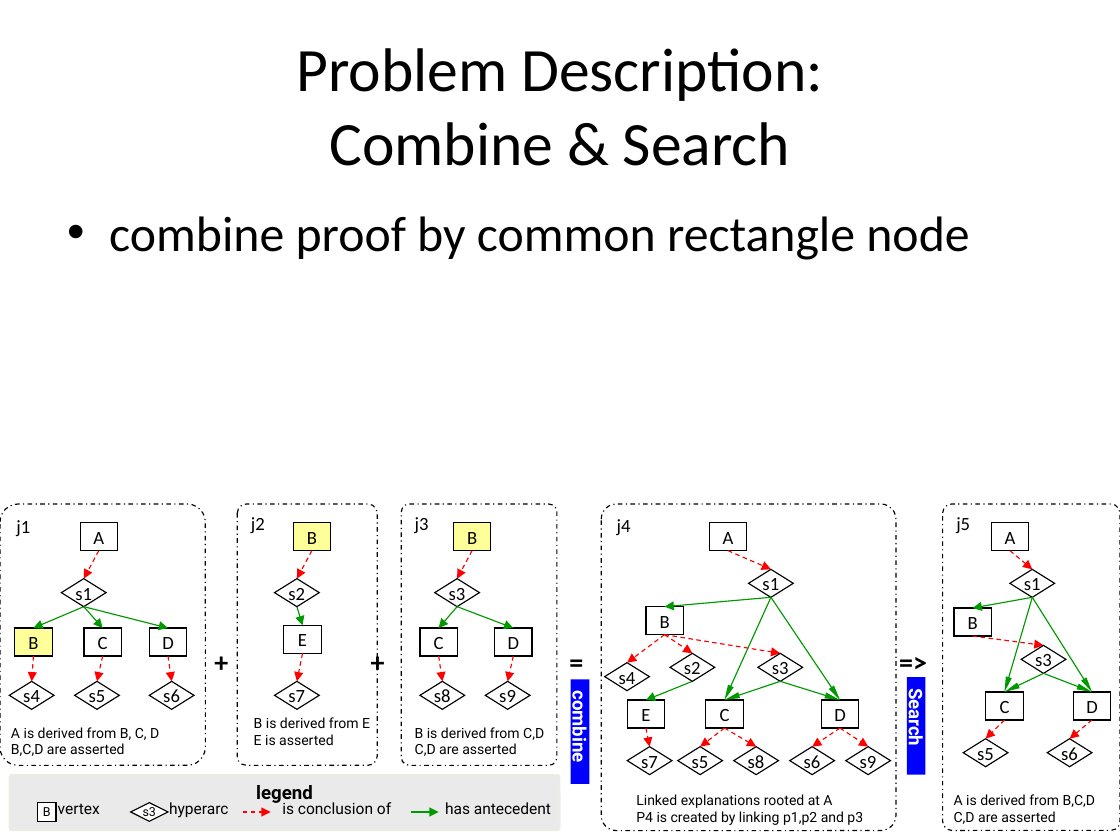
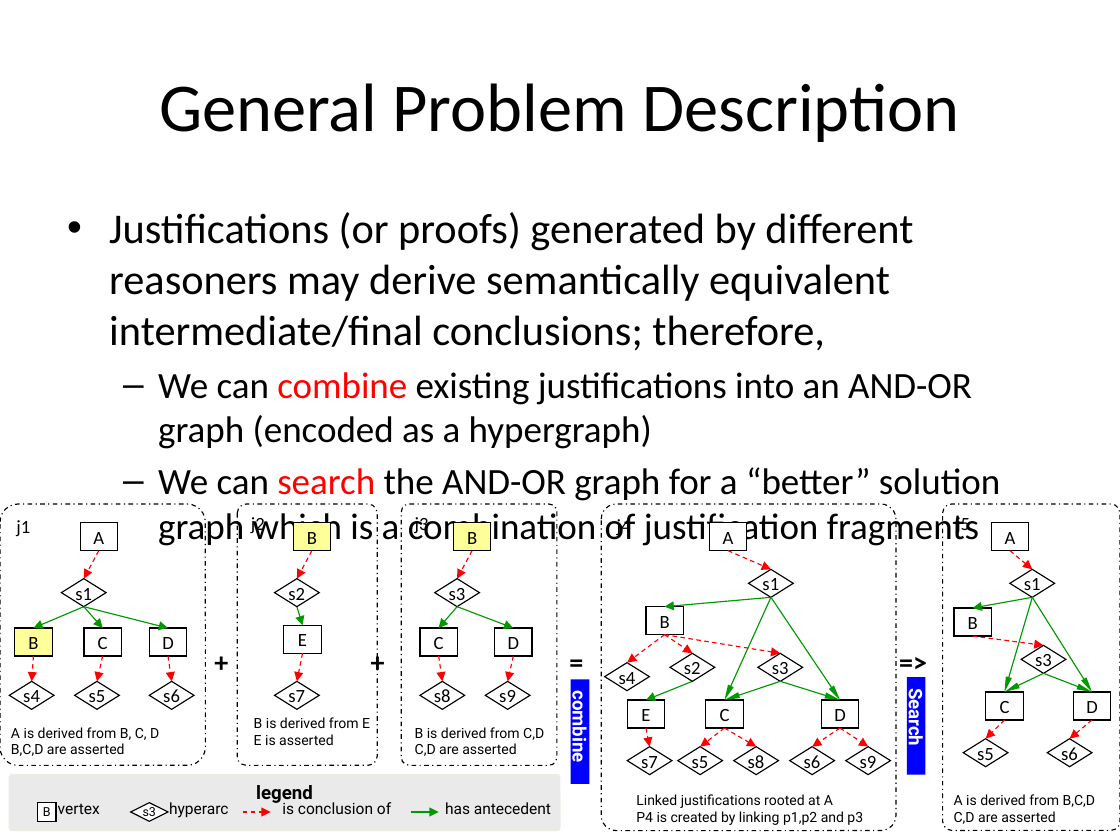
Before and after one commit to lidingpku/inference-web, a slide deck: slide 2 of trunk/iw3/doc/proof-combine.pptx (slide 4 before the commit). Drawn at 1120x840 pixels with LibreOffice and Linux fonts; fonts in the diff are those of the drawing. Boxes give left, top, right and bottom in pixels: in the first picture for what was removed or moved away, otherwise in the second. Text is boxed around its words. In the diff, an @@ line names an element or a change of style, - is before the commit and + after.

```diff
--- a/trunk/iw3/doc/proof-combine.pptx
+++ b/trunk/iw3/doc/proof-combine.pptx
@@ title at [159,83,959,142]: text changed; size 39.6 to 44 pt @@
-Problem Description:
-Combine & Search
+General Problem Description
@@ text at [109,212,1000,548]: text changed; size 32 to 23.8 pt @@
-• combine proof by common rectangle node
+• Justifications (or proofs) generated by different reasoners may derive semantically equivalent intermediate/final conclusions; therefore,
+  – We can combine existing justifications into an AND-OR graph (encoded as a hypergraph)
+  – We can search the AND-OR graph for a “better” solution graph which is a combination of justification fragments
@@ text at [636,794,833,808]: text changed @@
-Linked explanations rooted at A
+Linked justifications rooted at A
```
Also in this commit, not shown: 4 other slides changed, 2 slides added, 1 slide removed.
